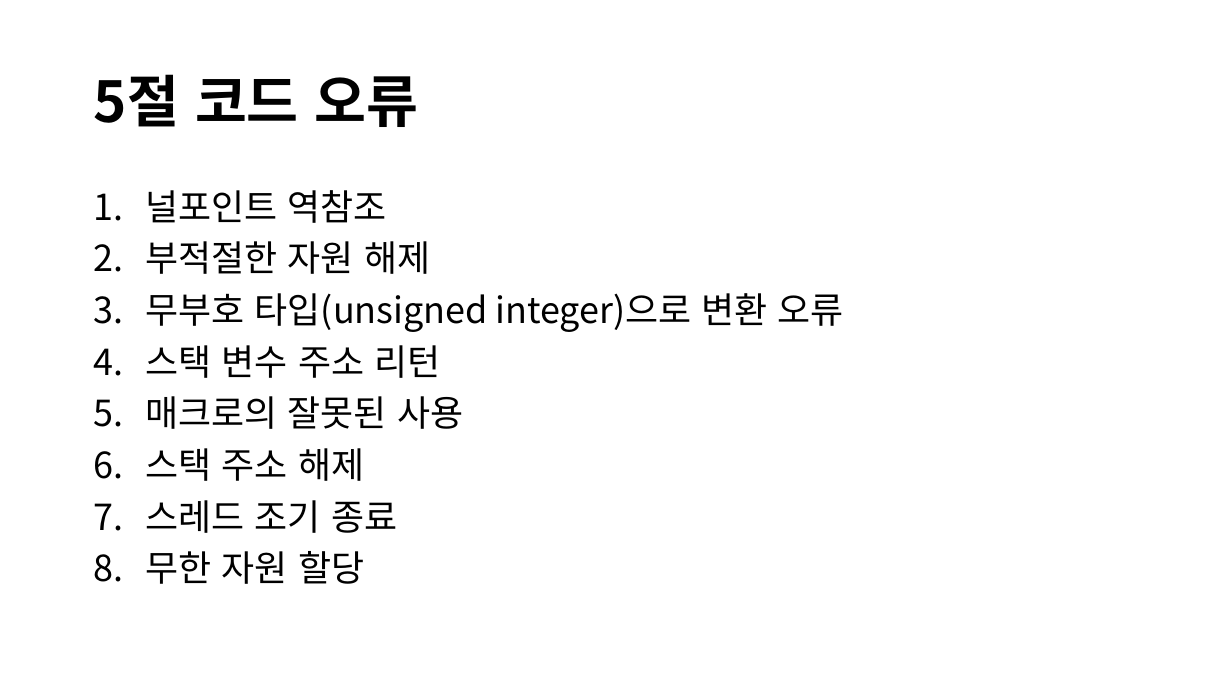
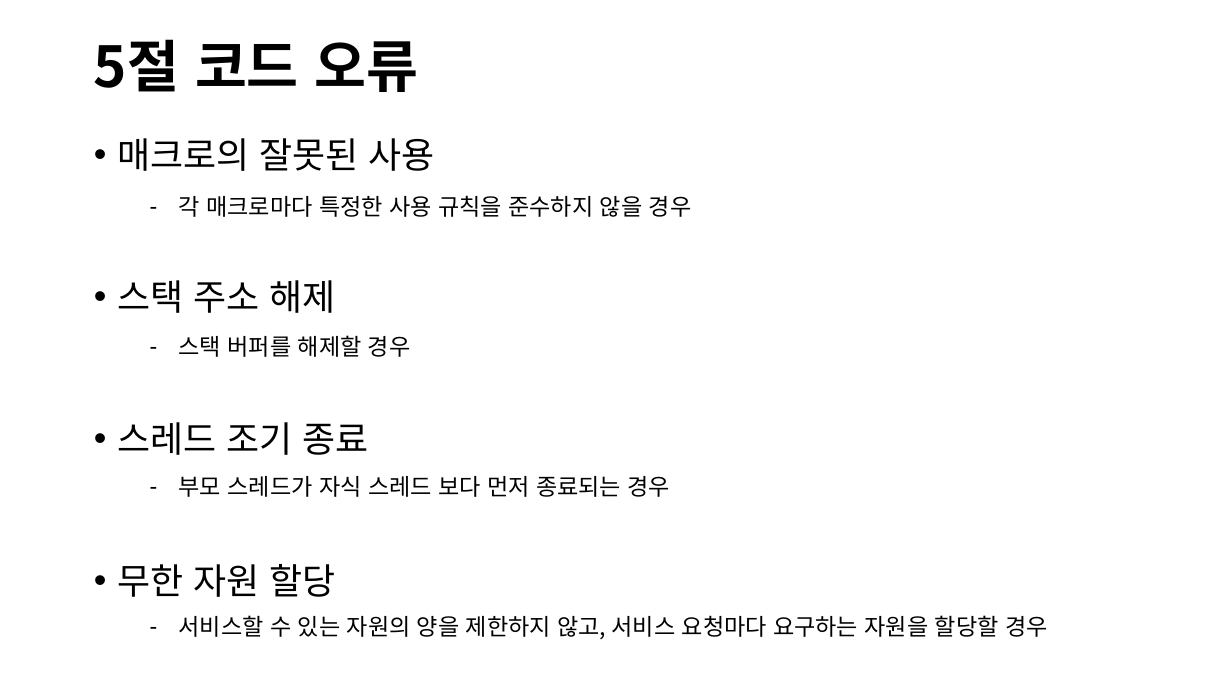
Before and after one commit to Klaxon9718/YUHAN_-security, a slide deck: slide 9 of 발표자료/Secure Coding 발표자료.pptx (slide 8 before the commit). Drawn at 1232x693 pixels with LibreOffice and Linux fonts; fonts in the diff are those of the drawing. Boxes give left, top, right and bottom in pixels: in the first picture for what was removed or moved away, otherwise in the second. Text is boxed around its words. In the diff, an @@ line names an element or a change of style, - is before the commit and + after.

```diff
--- a/발표자료/Secure Coding 발표자료.pptx
+++ b/발표자료/Secure Coding 발표자료.pptx
@@ title "5절 코드 오류" moved from (x1=94, y1=74, x2=419, y2=127) to (x1=94, y1=39, x2=419, y2=92) @@
@@ text "매크로의 잘못된 사용" moved from (x1=146, y1=190, x2=844, y2=584) to (x1=117, y1=138, x2=434, y2=597) @@
@@ text "매크로의 잘못된 사용" at (x1=117, y1=138, x2=434, y2=597): bullet 1. to •; line spacing 0.9 to 0.8 @@
@@ text at (x1=146, y1=190, x2=844, y2=378): paragraphs removed @@
-1. 널포인트 역참조
-2. 부적절한 자원 해제
-3. 무부호 타입(unsigned integer)으로 변환 오류
-4. 스택 변수 주소 리턴
@@ text added at (x1=179, y1=195, x2=692, y2=217), 18 pt, text #000000 @@
+– 각 매크로마다 특정한 사용 규칙을 준수하지 않을 경우
@@ text added at (x1=179, y1=335, x2=411, y2=357), 18 pt, text #000000 @@
+– 스택 버퍼를 해제할 경우
@@ text added at (x1=179, y1=476, x2=671, y2=497), 18 pt, text #000000 @@
+– 부모 스레드가 자식 스레드 보다 먼저 종료되는 경우
@@ text added at (x1=179, y1=615, x2=1048, y2=639), 18 pt, text #000000 @@
+– 서비스할 수 있는 자원의 양을 제한하지 않고, 서비스 요청마다 요구하는 자원을 할당할 경우
```
Also in this commit, not shown: 4 other slides changed, 2 slides added, 1 other file.
